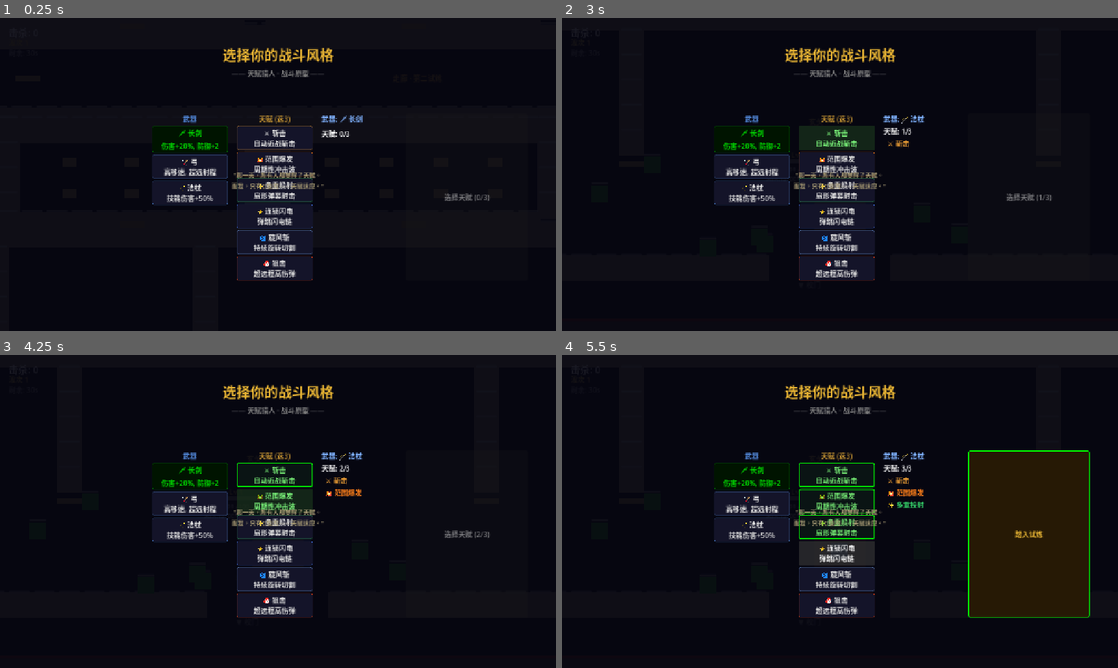
Above: before the commit, frames 1-4 (two rows, left to right).
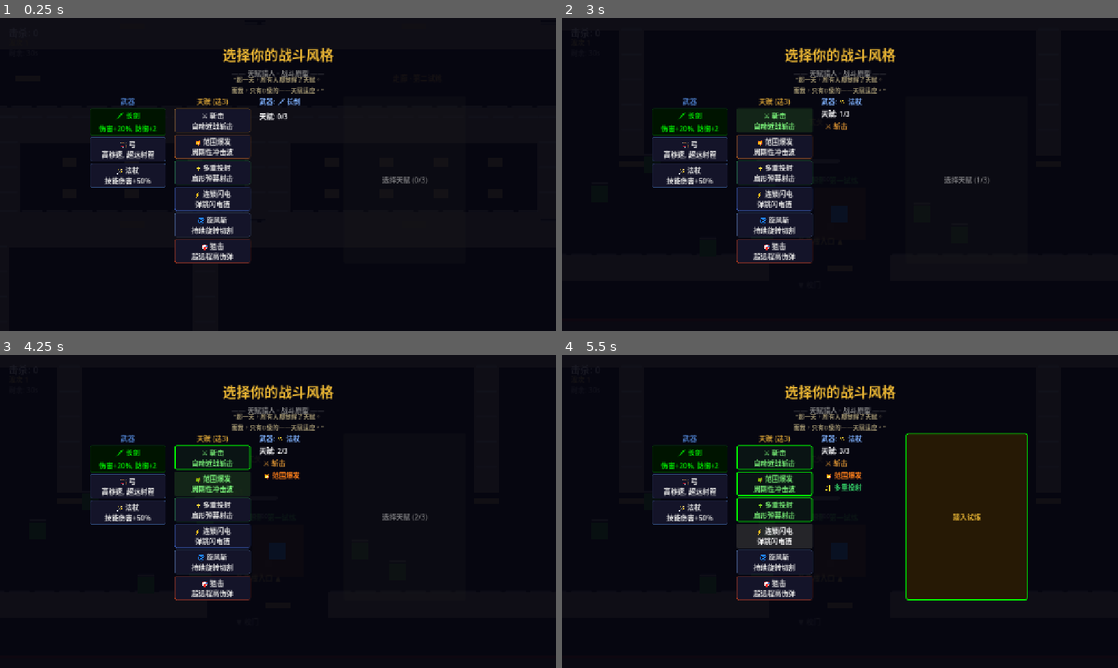
Above: after the commit, the same moments.

Repository: HenruiC/Starforge
Game: Godot game, scene res://scenes/main.tscn
Two runs of this game, one before a commit and one after it. Both use one fixed random seed, a clock stepped at 60 frames per second and the inputs below.
Inputs:
- Up to frame 1 (0.25 s): no input
- Up to frame 2 (3 s): click "🗡 长剑 伤害+20%, 防御+2" at 0.5 s; click "🏹 弓 高移速, 超远射程" at 1.25 s; click "🪄 法杖 技能伤害+50%" at 2 s; click "⚔ 斩击 自动近战斩击" at 2.75 s
- Up to frame 3 (4.25 s): click "💥 范围爆发 周期性冲击波" at 3.5 s
- Up to frame 4 (5.5 s): click "✨ 多重投射 扇形弹幕射击" at 4.25 s; click "⚡ 连锁闪电 弹跳闪电链" at 5 s

The runs differ from the first frame. In frame 1, 11% of the frame differs, in the area x 16-88%, y 18-84%; in frame 2, 13%; in frame 3, 12%; in frame 4, 23%, in the area x 16-95%, y 18-84%.

Commit message:
fix: 选择面板容器尺寸 — 580x120→960x320 杨奇验证
根因: main.tscn中char_select_buttons容器仅580x120px
→ 3列按钮+确认按钮全部被裁切不可见
修复: 扩大至960x320, 叙事文本上移至130px

杨奇: "不是代码问题，是容器给了错误的画布尺寸。"

Co-Authored-By: Claude Opus 4.7 <noreply@anthropic.com>

Diff:
--- a/scenes/main.tscn
+++ b/scenes/main.tscn
@@ -213,10 +213,10 @@
 anchors_preset = 0
 anchor_left = 0.5
 anchor_right = 0.5
-offset_left = -290.0
-offset_top = 220.0
-offset_right = 290.0
-offset_bottom = 340.0
+offset_left = -480.0
+offset_top = 180.0
+offset_right = 480.0
+offset_bottom = 500.0
 theme_override_constants/separation = 20
 alignment = 1
 
--- a/scripts/game_manager.gd
+++ b/scripts/game_manager.gd
@@ -74,8 +74,8 @@
 	narrative.add_theme_font_size_override("font_size", 14)
 	narrative.add_theme_color_override("font_color", Color(0.65, 0.6, 0.45, 1.0))
 	narrative.anchor_left = 0.5; narrative.anchor_right = 0.5
-	narrative.offset_left = -300; narrative.offset_top = 350
-	narrative.offset_right = 300; narrative.offset_bottom = 395
+	narrative.offset_left = -350; narrative.offset_top = 130
+	narrative.offset_right = 350; narrative.offset_bottom = 170
 	$"../HUDLayer/CharSelect".add_child(narrative)
 
 	for child in char_select_buttons.get_children():
